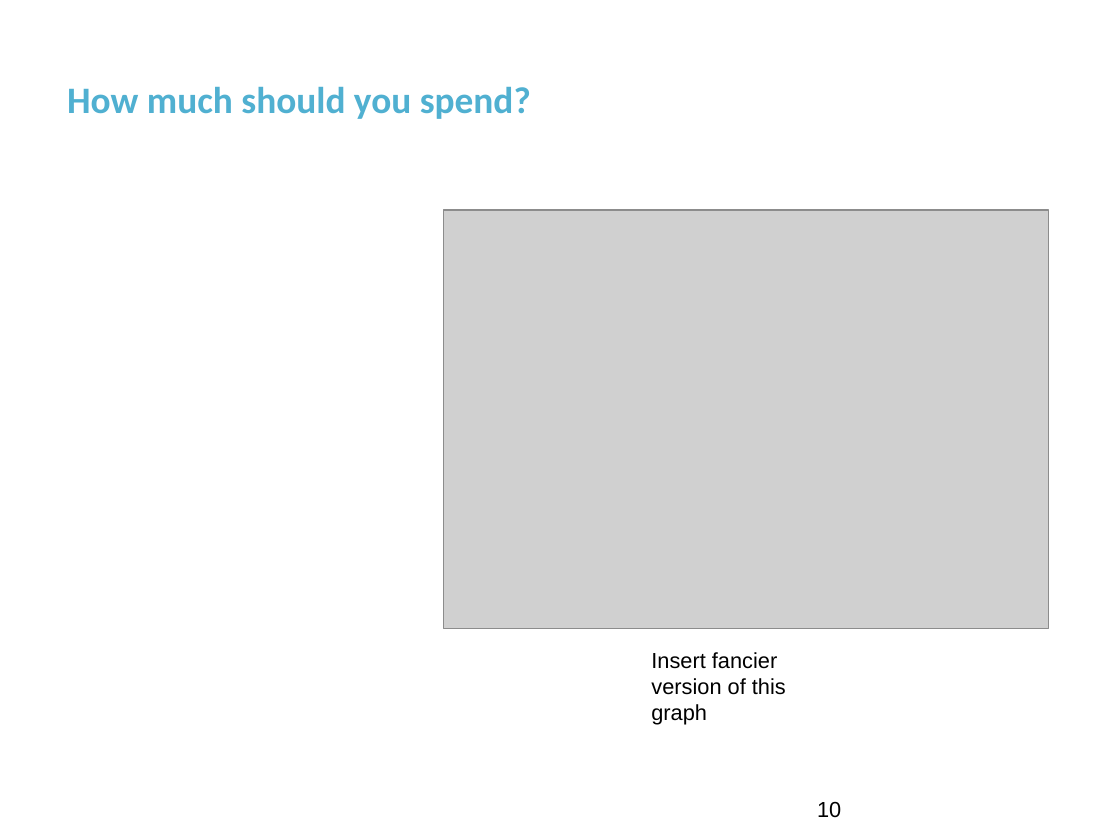
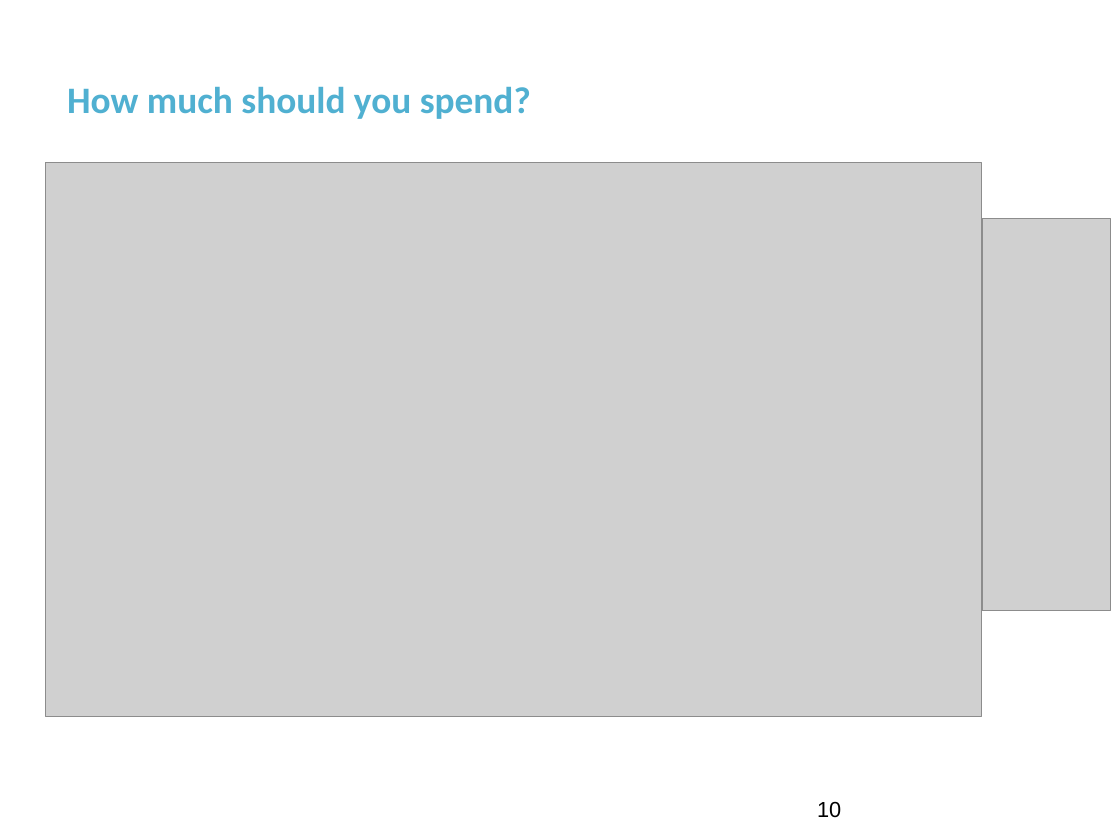
Before and after one commit to Alster96/Scraping_ClassPass, a slide deck: slide 9 of GA_Final_presentation.pptx. Drawn at 1120x840 pixels with LibreOffice and Linux fonts; fonts in the diff are those of the drawing; grey boxes stand for pictures; background and template pictures are left out. Boxes give left, top, right and bottom in pixels: in the first picture for what was removed or moved away, otherwise in the second. Text is boxed around its words. In the diff, an @@ line names an element or a change of style, - is before the commit and + after.

Commit message:
updated notebook and powerpoint

```diff
--- a/GA_Final_presentation.pptx
+++ b/GA_Final_presentation.pptx
@@ picture added at [46,162,982,716] @@
@@ picture removed at [444,211,1048,629] @@
@@ picture added at [982,218,1111,610] @@
@@ text removed at [651,652,786,725] @@
-Insert fancier version of this graph
```
Also in this commit, not shown: 1 other file.
